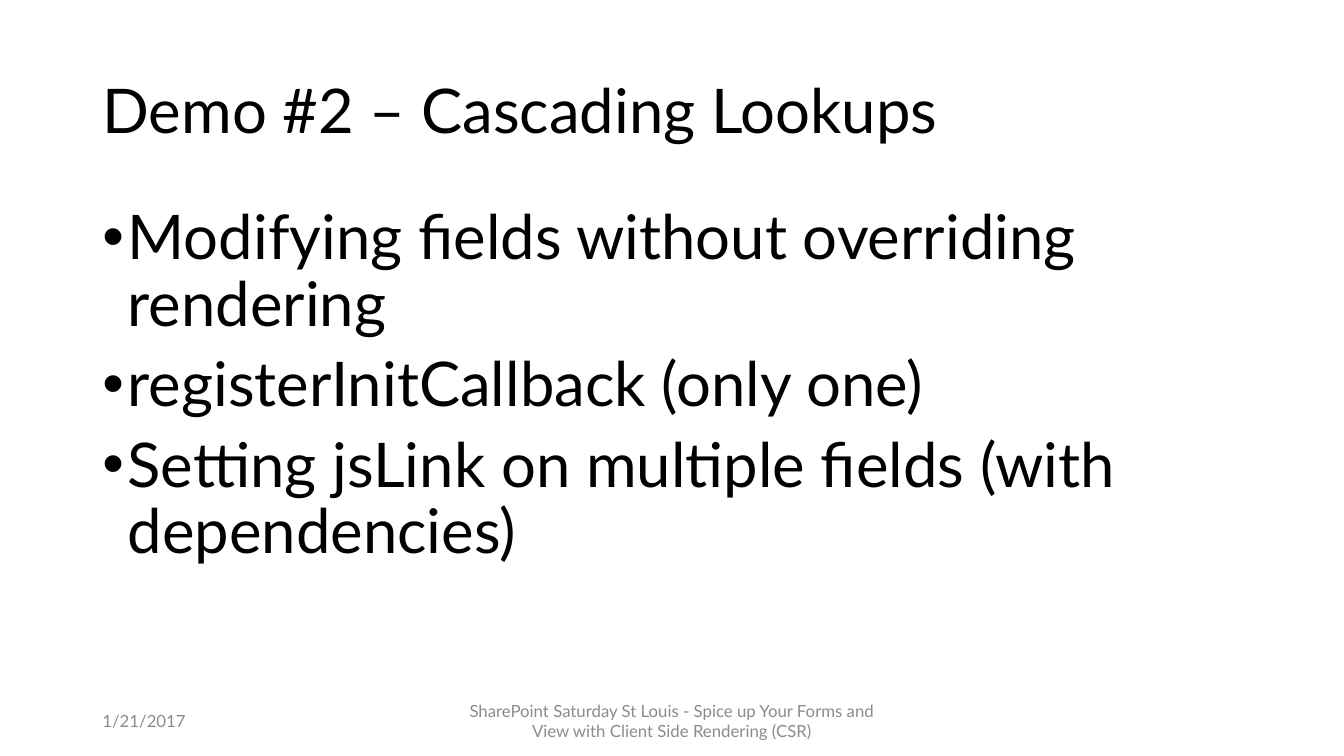
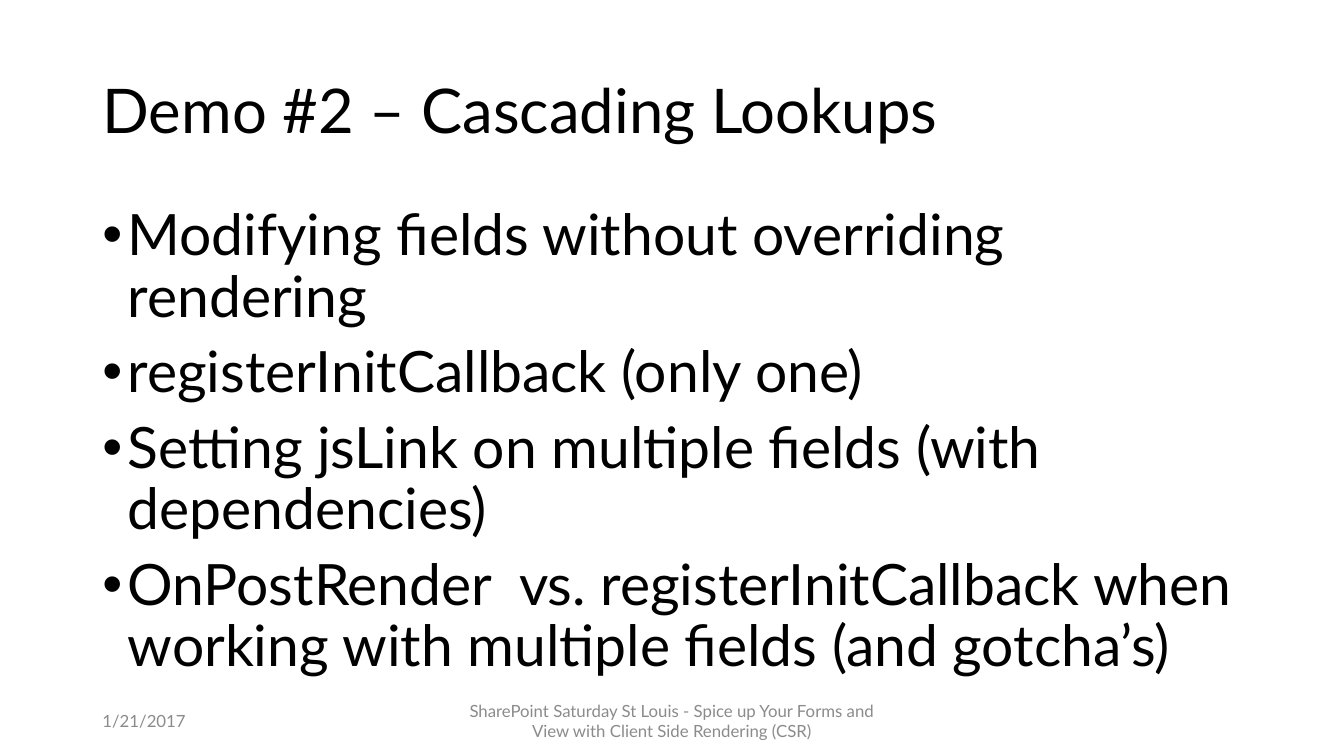
Before and after one commit to mcsheaj/CSRDemos, a slide deck: slide 11 of SPSSTL_CSR.pptx (slide 10 before the commit). Drawn at 1344x756 pixels with LibreOffice and Linux fonts; fonts in the diff are those of the drawing. Boxes give left, top, right and bottom in pixels: in the first picture for what was removed or moved away, otherwise in the second. Text is boxed around its words. In the diff, an @@ line names an element or a change of style, - is before the commit and + after.

```diff
--- a/SPSSTL_CSR.pptx
+++ b/SPSSTL_CSR.pptx
@@ text at (128, 213, 1041, 539): size 44 to 40.7 pt in "Modifying fields without overriding rendering", "registerInitCallback (only one)", "Setting jsLink on multiple fields (with dependencies)" @@
@@ text at (128, 563, 1231, 677): paragraph added @@
+• OnPostRender vs. registerInitCallback when working with multiple fields (and gotcha’s)
```
Also in this commit, not shown: 2 other slides changed, 7 other files.
